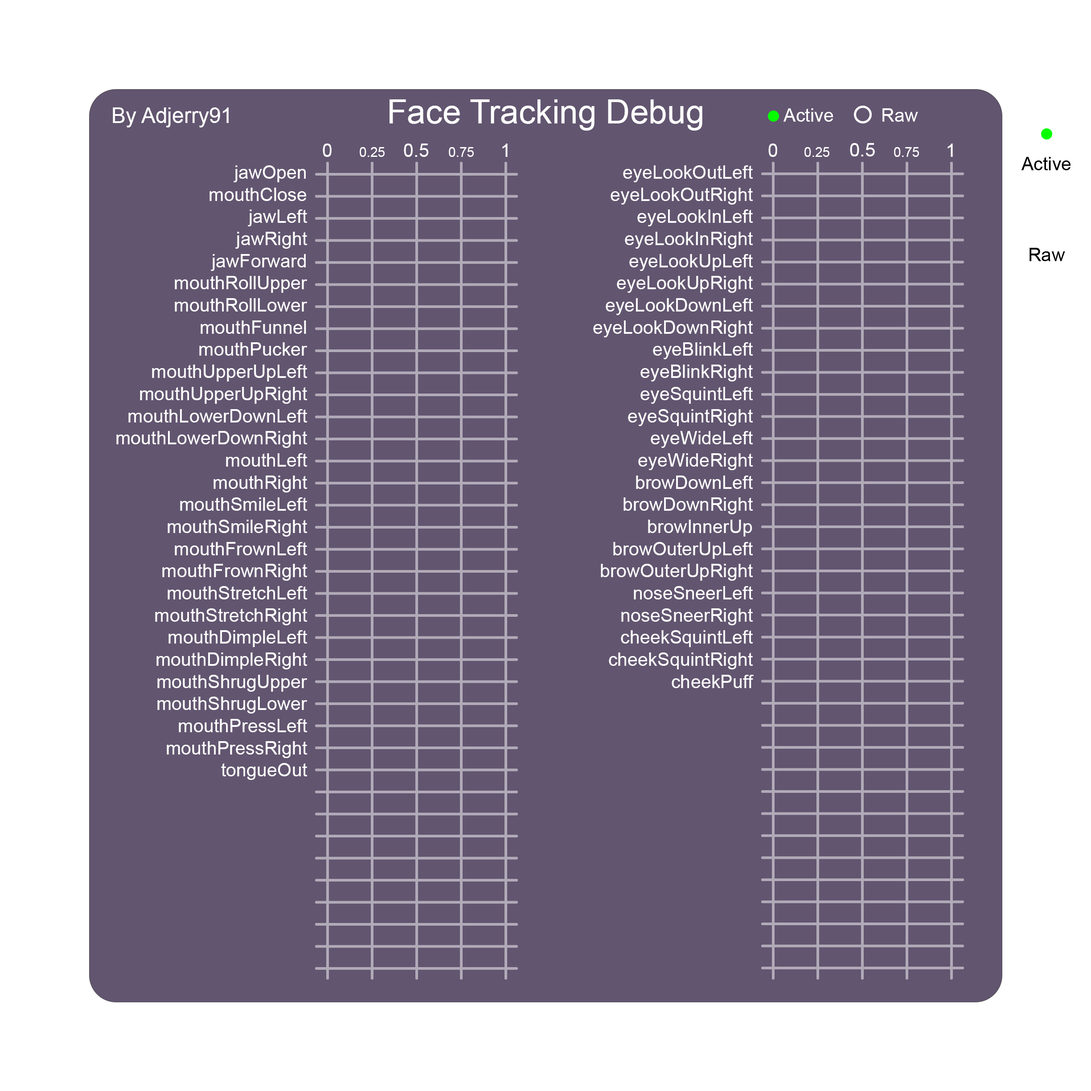
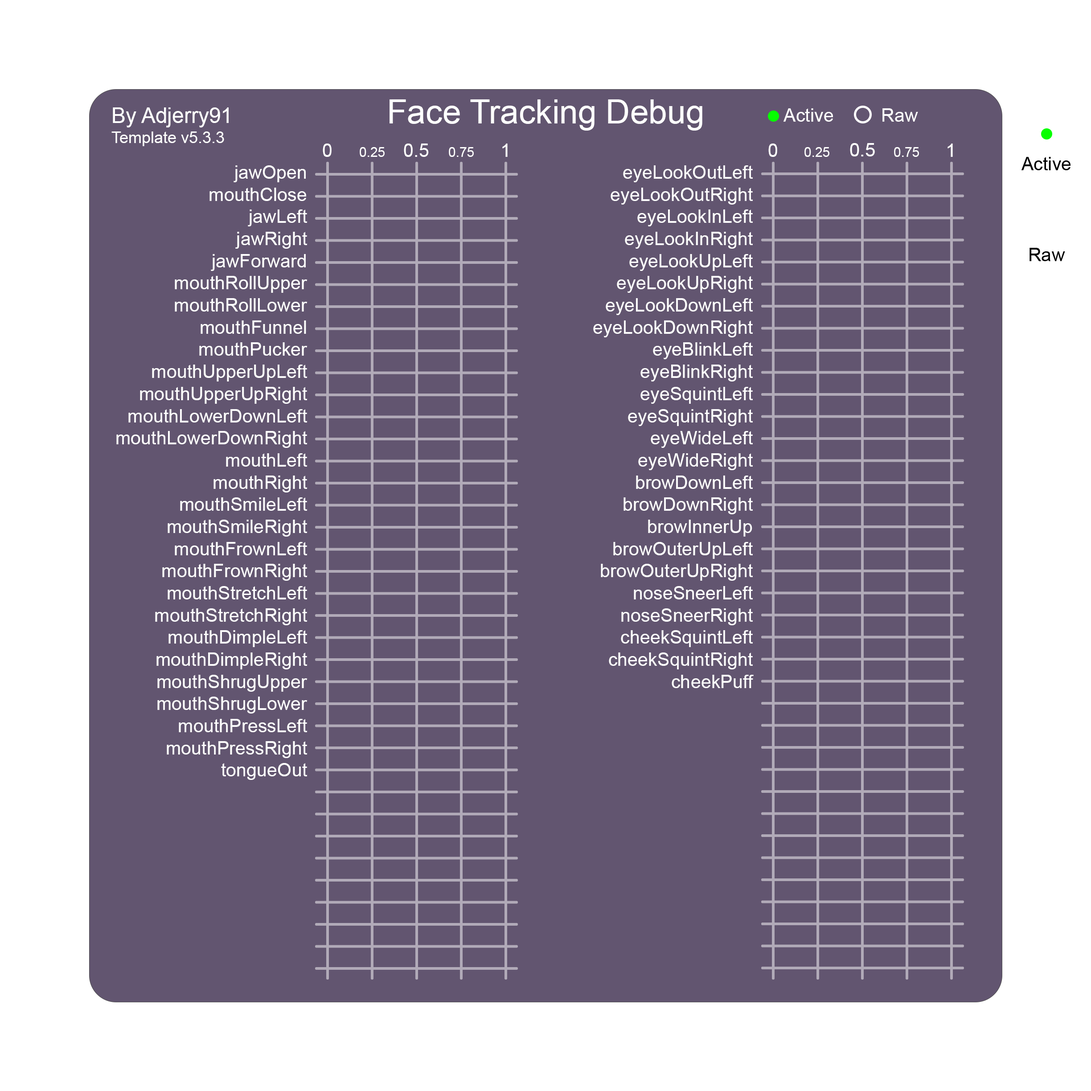
Layers edited between the first and the second 1091 x 1091 image:
added layer "Template v5.3.3" above "Face Tracking Debug" over bbox(111, 131, 225, 147)
